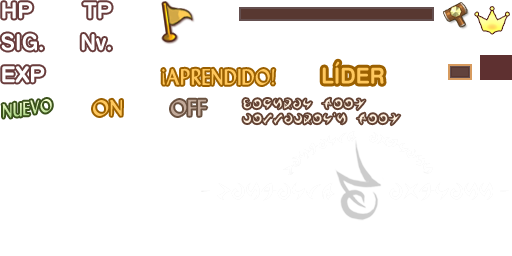
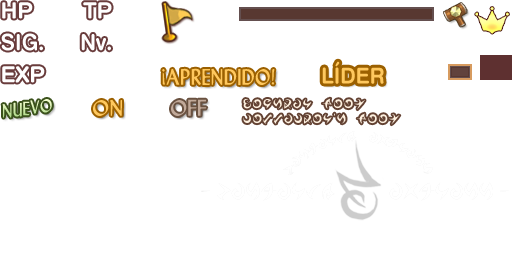
Revision of a layered (512, 256) image; what changed, layer by layer:
pixels changed over (3, 62, 388, 122) (layer not identified)
